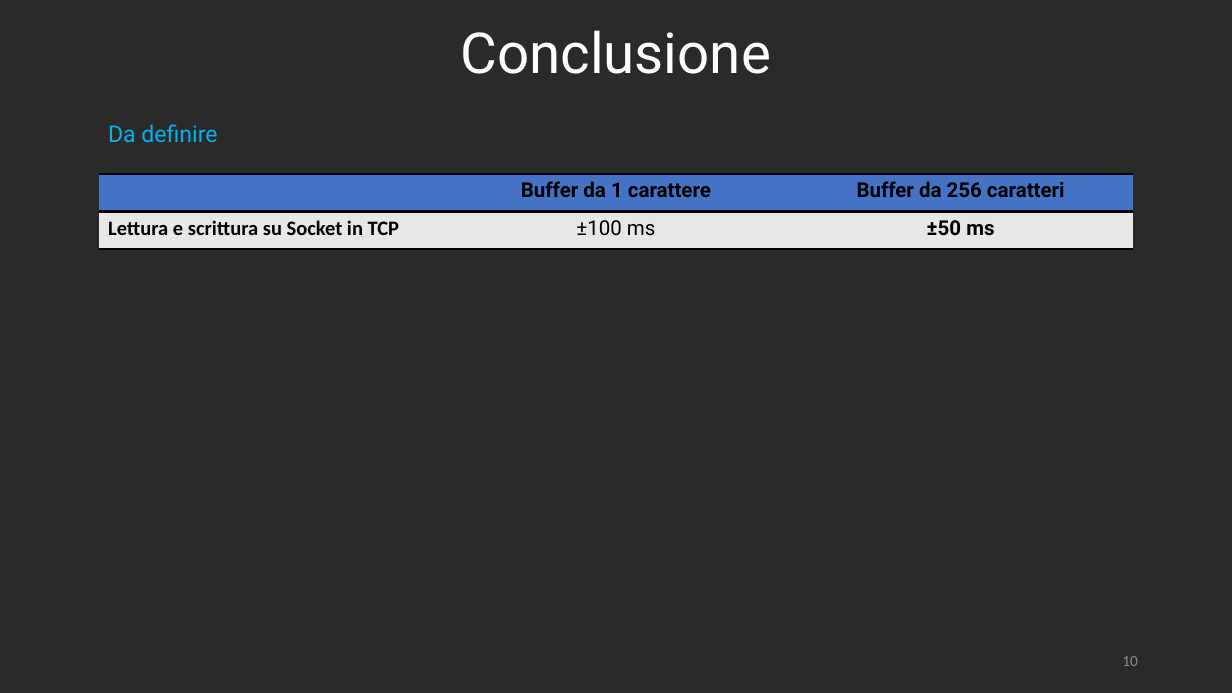
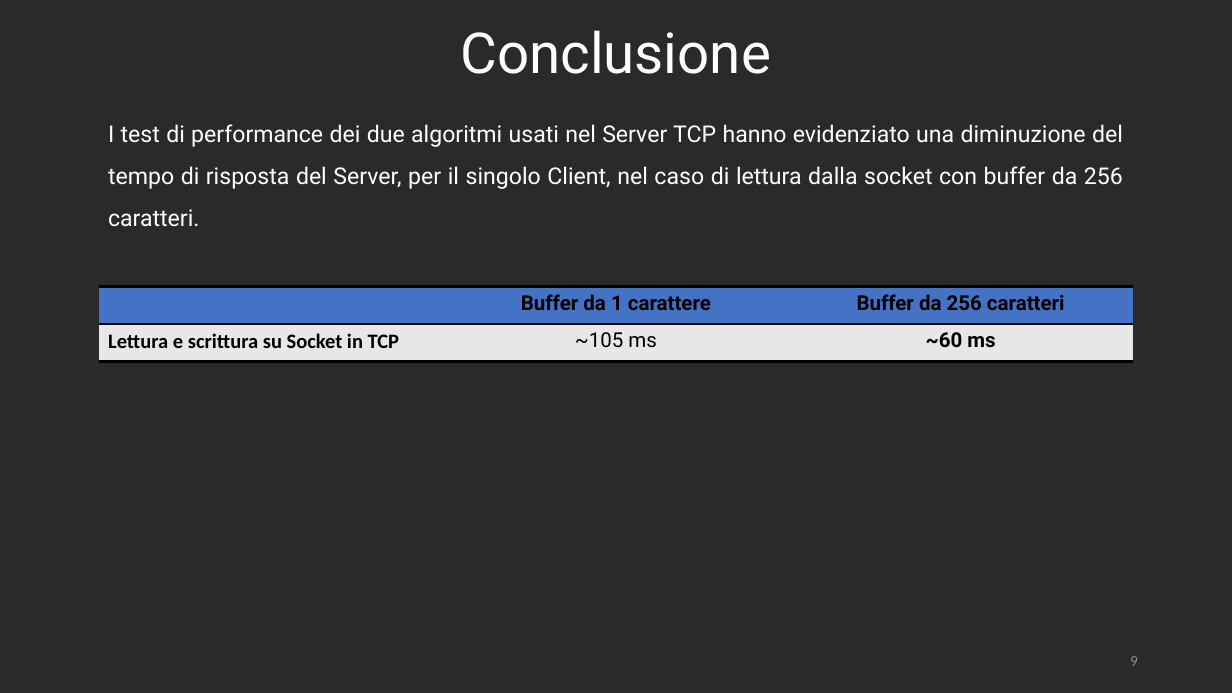
Before and after one commit to RetiCalc-Unibo/progetto3, a slide deck: slide 9 of Presentazione.pptx (slide 10 before the commit). Drawn at 1232x693 pixels with LibreOffice and Linux fonts; fonts in the diff are those of the drawing. Boxes give left, top, right and bottom in pixels: in the first picture for what was removed or moved away, otherwise in the second. Text is boxed around its words. In the diff, an @@ line names an element or a change of style, - is before the commit and + after.

```diff
--- a/Presentazione.pptx
+++ b/Presentazione.pptx
@@ text at [108, 124, 1123, 227]: text changed; text colour #00B0F0 to #FFFFFF @@
-Da definire
+I test di performance dei due algoritmi usati nel Server TCP hanno evidenziato una diminuzione del tempo di risposta del Server, per il singolo Client, nel caso di lettura dalla socket con buffer da 256 caratteri.
@@ table at [99, 287, 1133, 361] @@
-row 2, column 2: ±100 ms
+row 2, column 2: ~105 ms
-row 2, column 3: ±50 ms
+row 2, column 3: ~60 ms
@@ table: place and size @@
-table at [99, 174, 1133, 249]
+table at [99, 287, 1133, 361]
@@ page number at [1130, 656, 1138, 666]: text changed @@
-10
+9
```
Also in this commit, not shown: 1 other slide changed, 1 slide removed, 1 other file.
